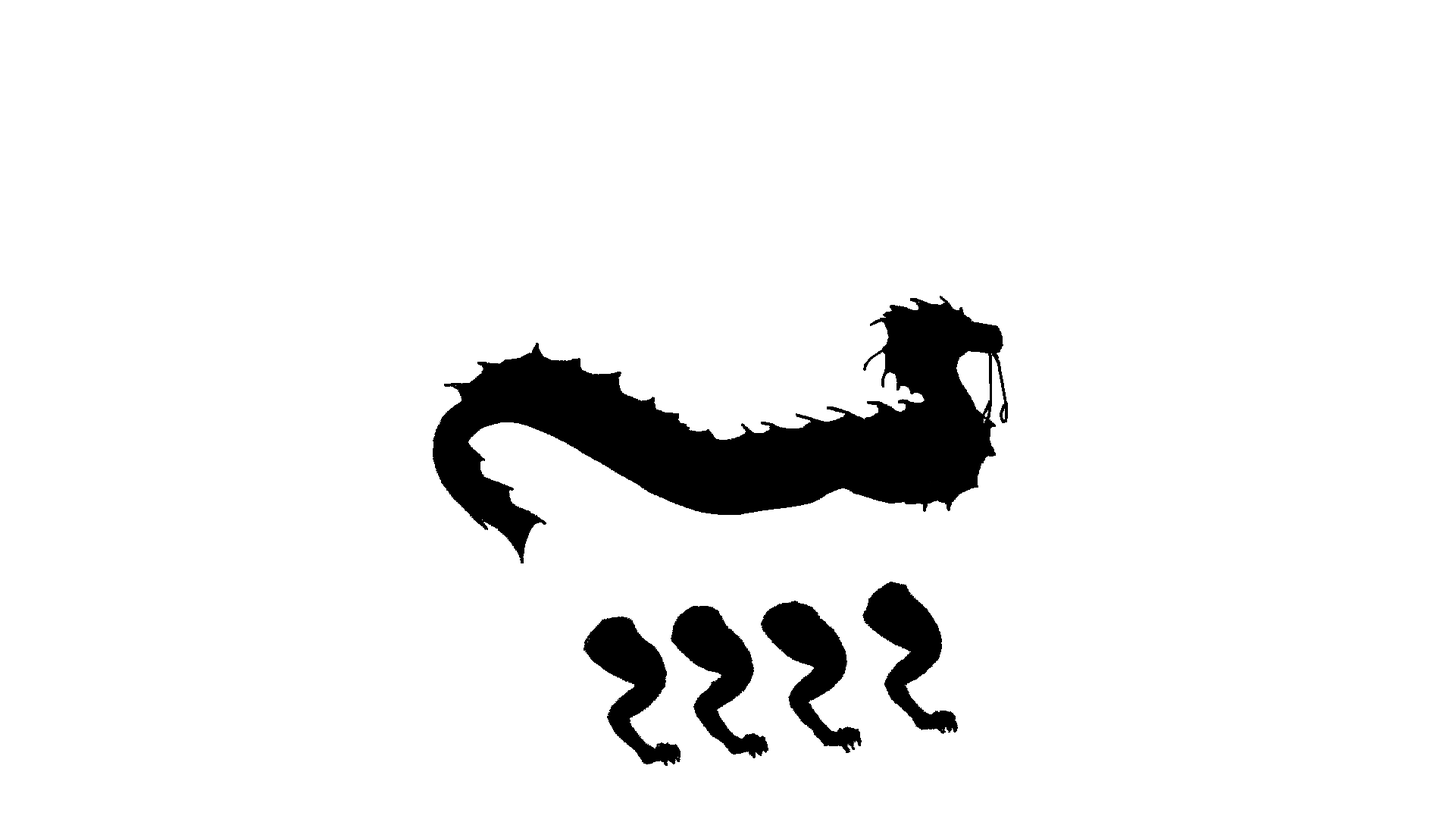
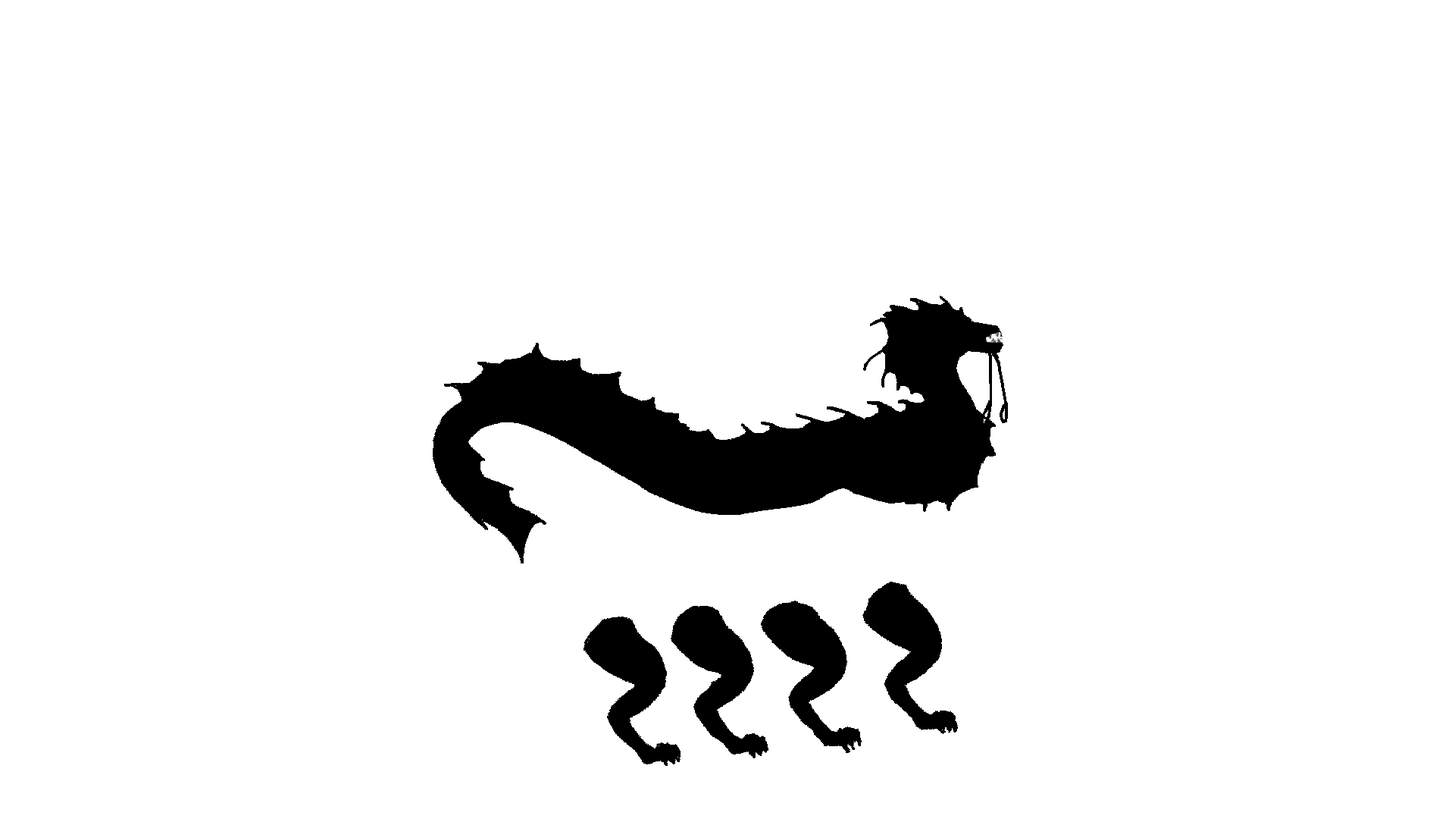
Before/after of a 1455 x 819 layered artwork. What changed in the layer stack:
painted on "water-dragon" over (x1=985, y1=331, x2=1003, y2=343)
